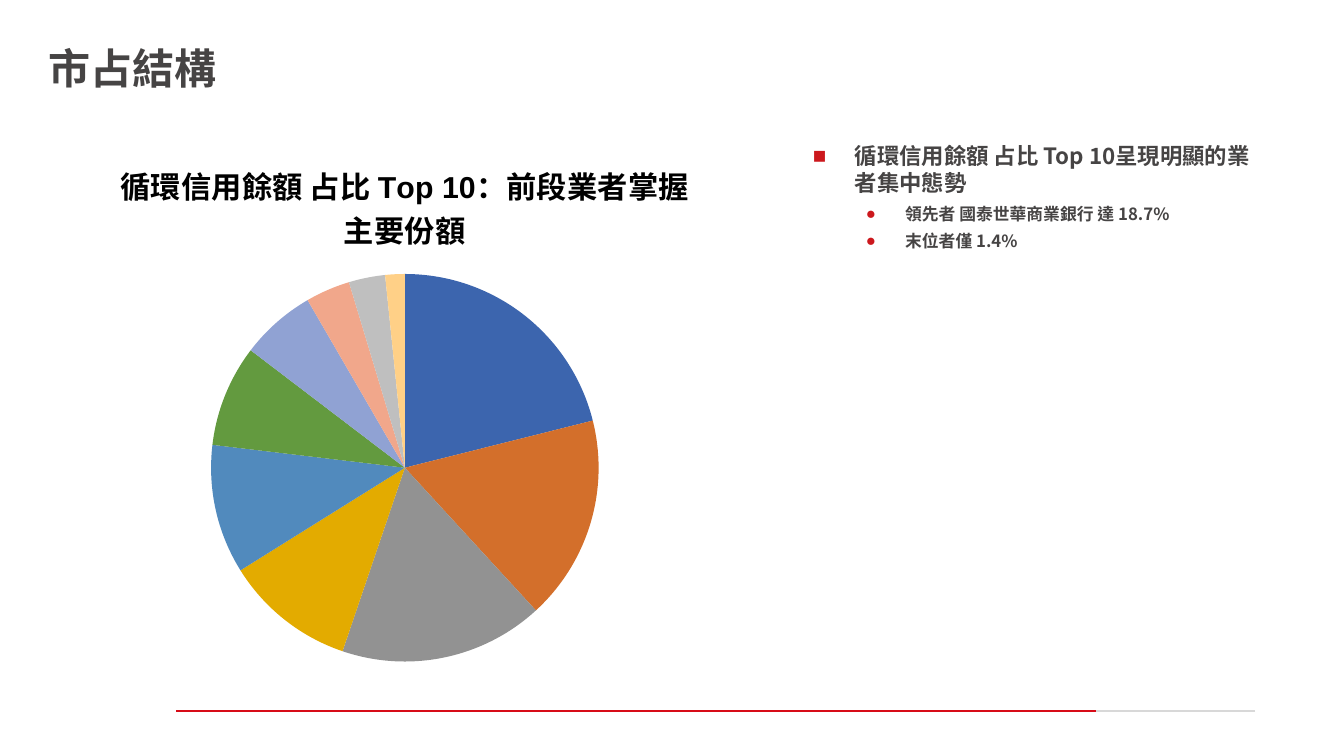
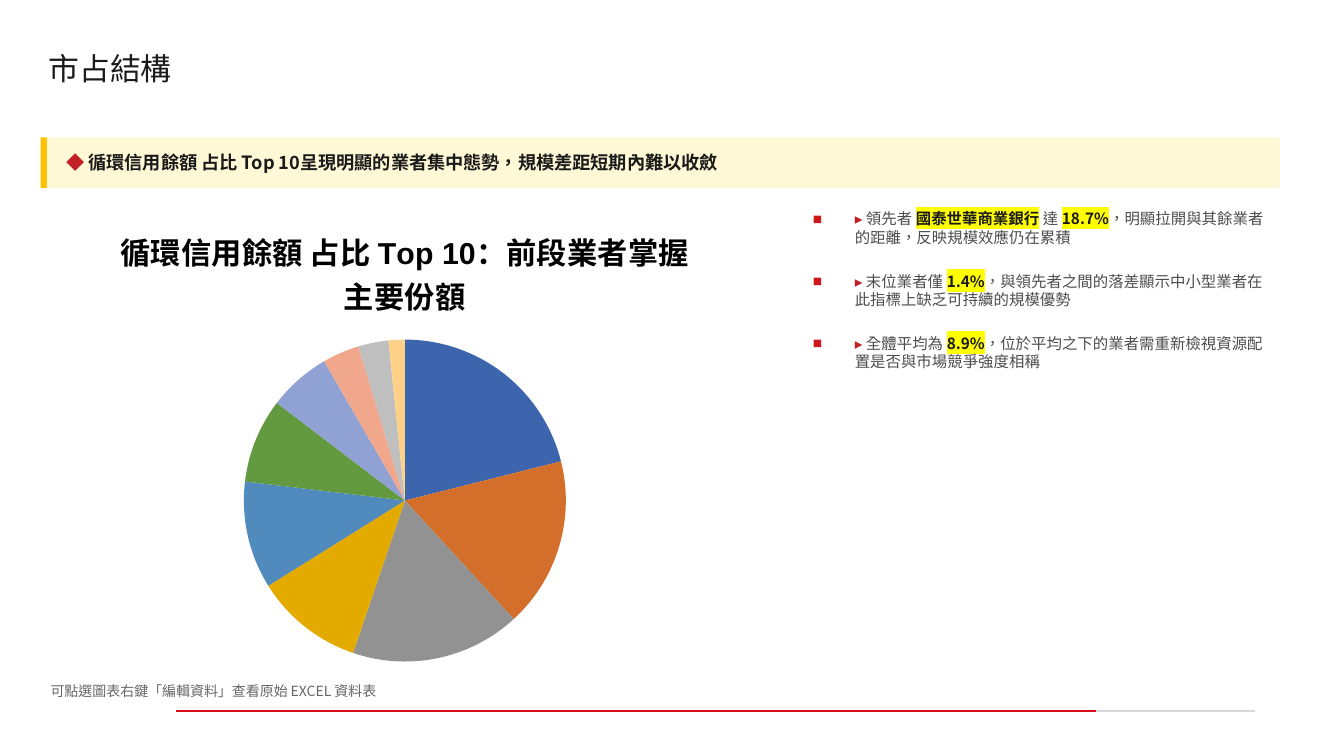
Before and after one commit to smileakklpl/llmanage-slidegen, a slide deck: slide 9 of outputs/full_deck/deck.pptx. Drawn at 1344x756 pixels with LibreOffice and Linux fonts; fonts in the diff are those of the drawing; background and template pictures are left out. Boxes give left, top, right and bottom in pixels: in the first picture for what was removed or moved away, otherwise in the second. Text is boxed around its words. In the diff, an @@ line names an element or a change of style, - is before the commit and + after.

```diff
--- a/outputs/full_deck/deck.pptx
+++ b/outputs/full_deck/deck.pptx
@@ title "市占結構" at box(49, 54, 172, 83): size 30 to 22 pt, font Noto Sans CJK TC to Noto Sans CJK SC, text colour #464444 to #1A1A1A, bold off @@
@@ rectangle added at box(40, 137, 46, 188), fill #FFC000 @@
@@ rectangle added at box(47, 137, 1280, 188), fill #FFF8D6, 13 pt, text #1A1A1A, bold @@
+◆ 循環信用餘額 占比 Top 10呈現明顯的業者集中態勢，規模差距短期內難以收斂
@@ pie chart: place and size @@
-pie chart at box(40, 137, 769, 676)
+pie chart at box(40, 205, 769, 676)
@@ text at box(855, 209, 1264, 368): text changed; size 12 to 11 pt; font Noto Sans CJK TC to Noto Sans CJK SC; text colour #464444 to #4D4D4D; bold off @@
-■ 循環信用餘額 占比 Top 10呈現明顯的業者集中態勢
-  ● 領先者 國泰世華商業銀行 達 18.7%
-  ● 末位者僅 1.4%
+■ ▸ 領先者 國泰世華商業銀行 達 18.7%，明顯拉開與其餘業者的距離，反映規模效應仍在累積
+■ ▸ 末位業者僅 1.4%，與領先者之間的落差顯示中小型業者在此指標上缺乏可持續的規模優勢
+■ ▸ 全體平均為 8.9%，位於平均之下的業者需重新檢視資源配置是否與市場競爭強度相稱
@@ text added at box(51, 684, 376, 697), 10 pt, text #666666 @@
+可點選圖表右鍵「編輯資料」查看原始 EXCEL 資料表
```
Also in this commit, not shown: 19 other slides changed, 1 slide added, 27 other files.
